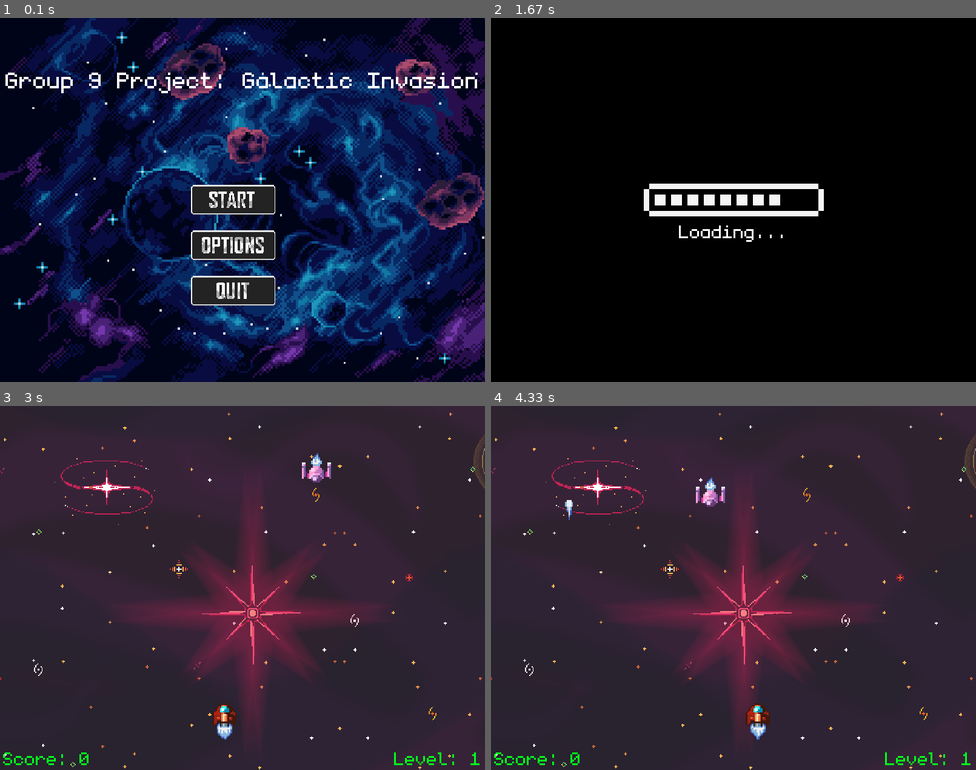
Above: before the commit, frames 1-4 (two rows, left to right).
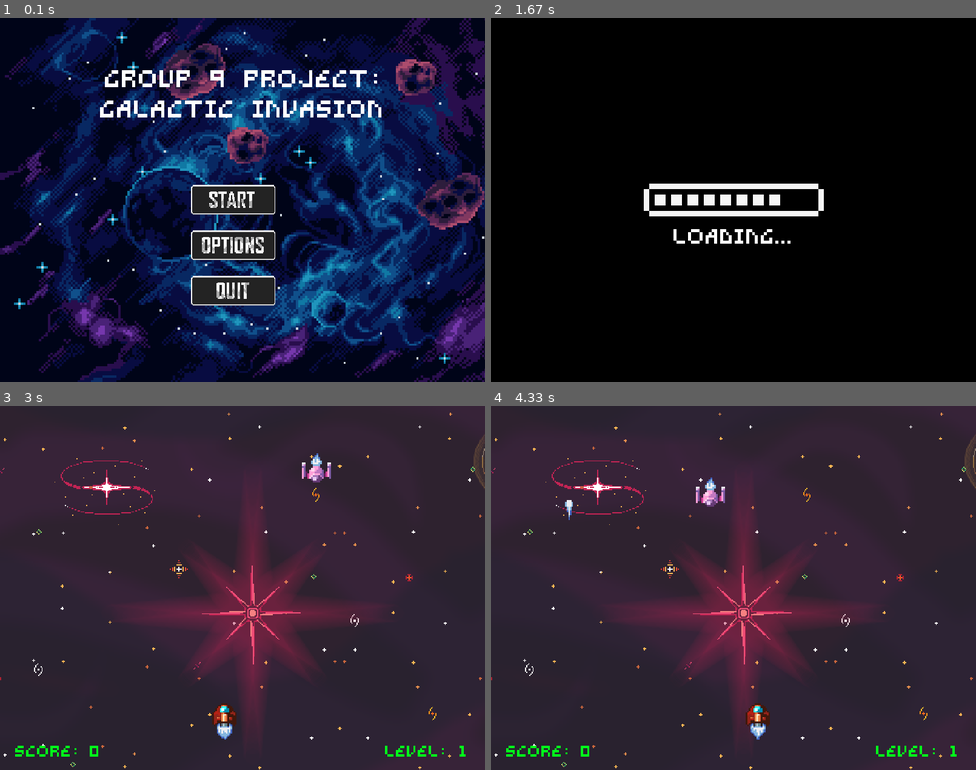
Above: after the commit, the same moments.

Repository: lwohh/Galactic-Invasion-PyGame-Project
Game: pygame game, started from assets/merged_game.py
Two runs of this game, one before a commit and one after it. Both use one fixed random seed, a clock stepped at 60 frames per second and the inputs below.
Inputs (mouse positions are in pixels of both pictures, inside the frame that each line leads up to):
- Up to frame 1 (0.1 s): no input
- Up to frame 2 (1.67 s): click (733, 200) at 0.38 s
- Up to frame 3 (3 s): no input
- Up to frame 4 (4.33 s): hold Left 3.23-3.7 s; hold Right from 3.73 s (still down); tap Space at 3.8, 4.1 s

The runs differ from the first frame. In frame 1, 2.8% of the frame differs, in the area x 1-99%, y 14-28%; in frame 2, 0.4%; in frame 3, 0.6%; in frame 4, 0.6%.

Commit message:
testing things

Diff:
--- a/assets/merged_game.py
+++ b/assets/merged_game.py
@@ -29,11 +29,14 @@
         screen_center = screen.get_width() // 2
         screen.blit(background, (0,0))
         # font used for main menu text
-        title_font = pygame.font.Font("monogram.ttf", 60)
+        title_font = pygame.font.Font("GravityRegular5.ttf", 28)
 
         # game title text
-        title_text = title_font.render("Group 9 Project: Galactic Invasion", False, (255,255,255))
+        title_text = title_font.render("Group 9 Project:", False, (255,255,255))
         title_rect = title_text.get_rect(centerx=screen_center, centery=100)
+
+        title_text_2 = title_font.render("Galactic Invasion", False, (255,255,255))
+        title_rect_2 = title_text_2.get_rect(centerx=screen_center, centery=150)
 
         # button images
         start_img = pygame.image.load("UI - start.png").convert_alpha()
@@ -81,6 +84,7 @@
 
         # blitting title text to screen
         screen.blit(title_text, title_rect.topleft)
+        screen.blit(title_text_2, title_rect_2.topleft)
 
         # key and event queue for main menu
         keys = pygame.key.get_pressed()
@@ -110,7 +114,7 @@
         screen.blit(background, (0,0))
 
         # options menu font
-        pause_font = pygame.font.Font("monogram.ttf", 30)
+        pause_font = pygame.font.Font("GravityRegular5.ttf", 13)
 
         # button image
         back_img = pygame.image.load("UI - back.png").convert_alpha()
@@ -205,6 +209,16 @@
 # Main Game Function
 def game():
     global high_scores
+
+    # UI
+    score = 0
+    score_font = pygame.font.Font("GravityRegular5.ttf", 18)
+    score_render = score_font.render(f"Score: {str(score)}", False, (0,255,26))
+
+    level = 1
+    level_font = pygame.font.Font("GravityRegular5.ttf", 18)
+    level_render = level_font.render(f"Level: {str(level)}", False, (0,255,26))
+
     # enemy class
     class Enemy(pygame.sprite.Sprite):
         # initializes the class, and info for all new objects
@@ -224,12 +238,17 @@
             self.dir = random.choice(self.directions)
             self.jump = 40
 
+            self.explosion = [pygame.image.load("explosion_1.png"), pygame.image.load("explosion_2.png"),pygame.image.load("explosion_3.png"),pygame.image.load("explosion_4.png"),pygame.image.load("explosion_5.png")]
+            self.explode_step_index = 0
+
+            self.rect = self.image.get_rect(center=(self.pos[0],self.pos[1]))
+            self.exploding = False
         # enemy movement method
         def update(self):
             # moves enemy left and right depending on random direction from self.dir
-            if not self.dir:
+            if not self.dir and not self.exploding:
                 self.rect.x -= self.speed
-            if self.dir:
+            if self.dir and not self.exploding:
                 self.rect.x += self.speed
 
             # animating sprite
@@ -239,6 +258,20 @@
             # resets animation index
             if self.step_index >= 40:
                 self.step_index = 0
+
+            if pygame.sprite.collide_rect(self, bullet1):
+                self.exploding = True
+
+            if self.exploding:
+                self.explode_step_index += 1
+
+                if self.explode_step_index >= 40:
+                    self.exploding = False
+                    pygame.sprite.Sprite.add(self, hit_list)
+
+
+                self.image = self.explosion[self.explode_step_index // 10]
+                self.image = pygame.transform.scale(self.image, (16 * 3, 16 * 3))
 
             # keeps enemy within bounds
             if self.rect.x < 0 and not self.dir:
@@ -573,15 +606,7 @@
 
     pwr_up_group = pygame.sprite.Group()
 
-
-    # UI
-    score = 0
-    score_font = pygame.font.Font("monogram.ttf", 48)
-    score_render = score_font.render(f"Score: {str(score)}", False, (0,255,26))
-
-    level = 1
-    level_font = pygame.font.Font("monogram.ttf", 48)
-    level_render = level_font.render(f"Level: {str(level)}", False, (0,255,26))
+    hit_list = pygame.sprite.Group()
 
 
     # timed events, enemy spawning, faster spawning
@@ -643,8 +668,8 @@
             case 12:
                 screen.blit(level_12_bg, (0,0))
 
-        screen.blit(score_render, (5,560))
-        screen.blit(level_render, (650, 560))
+        screen.blit(score_render, (25,560))
+        screen.blit(level_render, (635, 560))
 
         keys = pygame.key.get_pressed()
         # every event gets logged below and you loop through each event, like keystrokes
@@ -694,16 +719,17 @@
             bullet1.state = "ready"
 
         # checks if anything in bullet group collides with enemies, if so the enemy and bullet are deleted from groups
-        hit_list = pygame.sprite.groupcollide(bullet_group, sprite_group, True, True)
+        #hit_list = pygame.sprite.groupcollide(bullet_group, sprite_group, True, True)
 
         # checks if sprites are in the hit_list group, if so, score +1, clears group
+
         if hit_list:
             for i in range(len(hit_list)):
                 score += 1
                 score_render = score_font.render(f"Score: {str(score)}", False, (0,255,26))
                 enemy_defeat.play()
                 bullet1.state = "ready"
-                hit_list.clear()
+                pygame.sprite.Group.empty(hit_list)
 
         # checks for collision with boss, if so, deletes boss and bullet
         hit_boss = pygame.sprite.groupcollide(bullet_group, boss_group, True, True)
@@ -774,10 +800,10 @@
         screen.blit(background, (0,0))
 
         # leaderboard font
-        score_font = pygame.font.Font("monogram.ttf", 40)
+        score_font = pygame.font.Font("GravityRegular5.ttf", 20)
 
         # title font
-        title_font = pygame.font.Font("monogram.ttf", 64)
+        title_font = pygame.font.Font("GravityRegular5.ttf", 26)
 
         # back button image
         back_img = pygame.image.load("UI - back.png").convert_alpha()
@@ -897,9 +923,9 @@
     loading_group = pygame.sprite.Group()
     loading_group.add(loading_animate())
 
-    loading_font = pygame.font.Font("monogram.ttf", 48)
+    loading_font = pygame.font.Font("GravityRegular5.ttf", 24)
     loading_text = loading_font.render("Loading...", False, (255,255,255))
-    loading_rect = loading_text.get_rect(centerx=screen_center,centery=screen_mid + 50)
+    loading_rect = loading_text.get_rect(centerx=screen_center,centery=screen_mid + 60)
 
     running = True
     while running:
Binary file added: assets/GravityRegular5.ttf
Binary file added: assets/explosion_1.png
Binary file added: assets/explosion_2.png
Binary file added: assets/explosion_3.png
Binary file added: assets/explosion_4.png
Binary file added: assets/explosion_5.png
